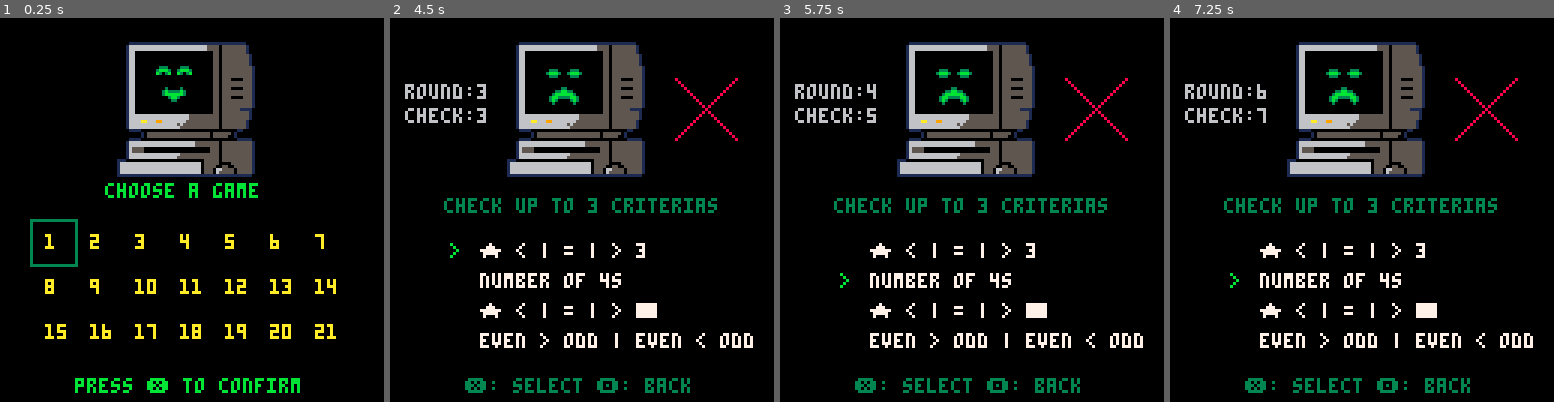
Above: before the commit, frames 1-4 (left to right).
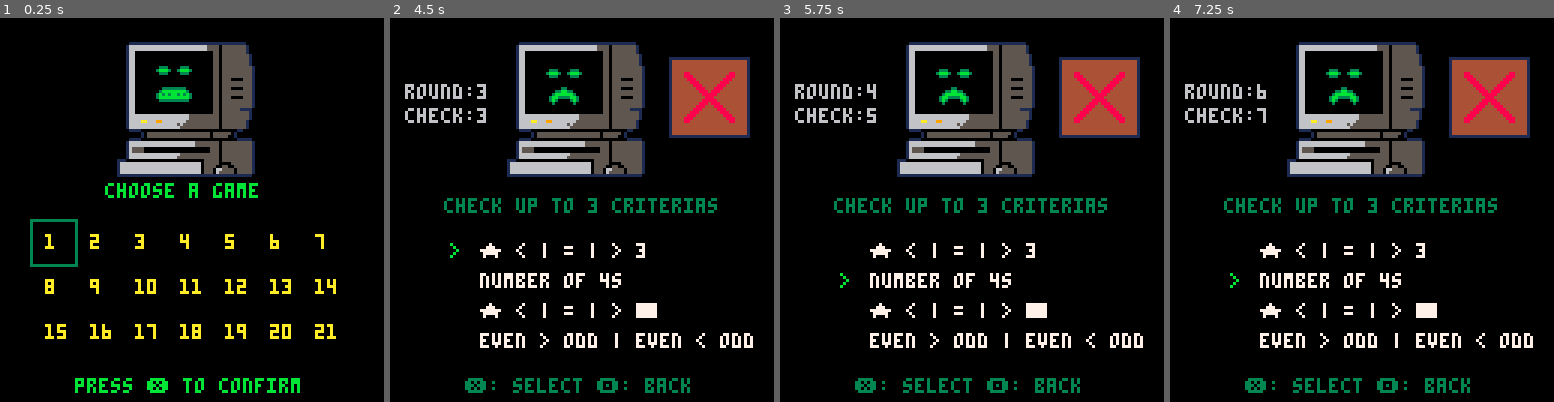
Above: after the commit, the same moments.

Repository: Mushi0/my_turing_machine_bot_pico-8
Game: PICO-8 cartridge my_tm_bot.p8
Two runs of this game, one before a commit and one after it. Both use one fixed random seed, a clock stepped at 60 frames per second and the inputs below.
Inputs:
- Up to frame 1 (0.25 s): no input
- Up to frame 2 (4.5 s): tap O (Z key) at 0.33, 0.7, 1.43, 2.22, 3.1, 3.98 s; tap X (X key) at 1.07, 2.07, 2.4, 2.73, 3.07, 3.4, 3.73, 4.07, 4.4 s; hold Left 1.97-2.37 s; hold Down 2.42-2.82 s; hold Right 2.87-3.53 s; hold Up 3.58-4.08 s; hold Right from 4.13 s (still down)
- Up to frame 3 (5.75 s): release Right at 4.53 s; hold Down 4.58-5.08 s; tap X (X key) every 0.33 s from 4.73 to 5.73 s; tap O (Z key) at 4.87 s; hold Left from 5.13 s (still down)
- Up to frame 4 (7.25 s): tap O (Z key) at 5.75, 6.63 s; release Left at 5.8 s; hold Up 5.85-6.18 s; tap X (X key) every 0.33 s from 6.07 to 7.07 s; hold Left 6.23-6.63 s; hold Down 6.68-7.08 s; hold Right from 7.13 s (still down)

The runs differ from the first frame. In frame 1, 0.3% of the frame differs, in the area x 40-50%, y 14-22%; in frame 2, 4.4%, in the area x 72-94%, y 10-33%; in frame 3, 4.4%; in frame 4, 4.4%.

Commit message:
fixed bugs, added music, all criterias and new game levels

Diff:
--- a/my_tm_bot.p8
+++ b/my_tm_bot.p8
@@ -7,6 +7,7 @@
 -----------------------------
 
 function _init()
+	music(0)
 	game = {}
 	game_page = 0
 	current_loc = {0, 0}
@@ -32,7 +33,7 @@
 
 function build_menu()
 	build_pc()
-	spr(10, 50, 14, 2, 2)
+	spr(14, 50, 14, 2, 2)
 
 	print("choose a game", 35, 55, -5)
 	for i = game_page * 21 + 1, min(#games, (game_page + 1) * 21) do
@@ -330,6 +331,217 @@
 			elseif nb[1] != nb[2] and nb[1] != nb[3] and nb[2] != nb[3] and this_game[1] != this_game[2] and this_game[1] != this_game[3] and this_game[2] != this_game[3] then
 				return true
 			end
+			return false
+		end
+
+	elseif no == 21 then
+		function criteria(nb)
+			if my_find_pair(nb) == my_find_pair(this_game) then
+				return true
+			end
+			return false
+		end
+
+	elseif no == 22 then
+		function criteria(nb)
+			if my_find_ascend(nb) == my_find_ascend(this_game) and
+					my_find_descend(nb) == my_find_descend(this_game) then
+				return true
+			end
+			return false
+		end
+
+	elseif no == 23 then
+		function criteria(nb)
+			sum_nb = my_sum(nb)
+			sum_game = my_sum(this_game)
+			if (sum_nb < 6 and sum_game < 6) or
+					(sum_nb == 6 and sum_game == 6) or
+					(sum_nb > 6 and sum_game > 6) then
+				return true
+			end
+			return false
+		end
+
+	elseif no == 24 then
+		function criteria(nb)
+			if my_nb_ascend(nb) == my_nb_ascend(this_game) then
+				return true
+			end
+			return false
+		end
+
+	elseif no == 25 then
+		function criteria(nb)
+			if max(my_nb_ascend(nb), my_nb_descend(nb) == max(my_nb_ascend(this_game), my_nb_descend(this_game))) then
+				return true
+			end
+			return false
+		end
+
+	elseif no == 26 then
+		-- this one doesn't work
+		function criteria(nb)
+			return false
+		end
+
+	elseif no == 27 then
+		-- this one doesn't work
+		function criteria(nb)
+			return false
+		end
+
+	elseif no == 28 then
+		-- this one doesn't work
+		function criteria(nb)
+			return false
+		end
+
+	elseif no == 29 then
+		-- this one doesn't work
+		function criteria(nb)
+			return false
+		end
+
+	elseif no == 30 then
+		-- this one doesn't work
+		function criteria(nb)
+			return false
+		end
+
+	elseif no == 31 then
+		-- this one doesn't work
+		function criteria(nb)
+			return false
+		end
+
+	elseif no == 32 then
+		-- this one doesn't work
+		function criteria(nb)
+			return false
+		end
+
+	elseif no == 33 then
+		-- this one doesn't work
+		function criteria(nb)
+			return false
+		end
+
+	elseif no == 34 then
+		function criteria(nb)
+			if nb[1] <= nb[2] and nb[1] <= nb[3] and this_game[1] <= this_game[2] and this_game[1] <= this_game[3] then
+				return true
+			elseif nb[2] <= nb[1] and nb[2] <= nb[3] and this_game[2] <= this_game[1] and this_game[2] <= this_game[3] then
+				return true
+			elseif nb[3] <= nb[2] and nb[3] <= nb[1] and this_game[3] <= this_game[2] and this_game[3] <= this_game[1] then
+				return true
+			end
+			return false
+		end
+
+	elseif no == 35 then
+		function criteria(nb)
+			if nb[1] >= nb[2] and nb[1] >= nb[3] and this_game[1] >= this_game[2] and this_game[1] >= this_game[3] then
+				return true
+			elseif nb[2] >= nb[1] and nb[2] >= nb[3] and this_game[2] >= this_game[1] and this_game[2] >= this_game[3] then
+				return true
+			elseif nb[3] >= nb[2] and nb[3] >= nb[1] and this_game[3] >= this_game[2] and this_game[3] >= this_game[1] then
+				return true
+			end
+			return false
+		end
+
+	elseif no == 36 then
+		function criteria(nb)
+			sum_nb = my_sum(nb)
+			sum_game = my_sum(this_game)
+			if sum_nb % 3 == 0 and sum_game % 3 == 0 then
+				return true
+			elseif sum_nb % 4 == 0 and sum_game % 4 == 0 then
+				return true
+			elseif sum_nb % 5 == 0 and sum_game % 5 == 0 then
+				return true
+			end
+			return false
+		end
+
+	elseif no == 37 then
+		function criteria(nb)
+			if (nb[1] + nb[2] == 4 and this_game[1] + this_game[2] == 4) or
+					(nb[1] + nb[3] == 4 and this_game[1] + this_game[3] == 4) or
+					(nb[2] + nb[3] == 4 and this_game[2] + this_game[3] == 4) then
+				return true
+			end
+			return false
+		end
+
+	elseif no == 38 then
+		function criteria(nb)
+			if (nb[1] + nb[2] == 6 and this_game[1] + this_game[2] == 6) or
+					(nb[1] + nb[3] == 6 and this_game[1] + this_game[3] == 6) or
+					(nb[2] + nb[3] == 6 and this_game[2] + this_game[3] == 6) then
+				return true
+			end
+			return false
+		end
+
+	elseif no == 39 then
+		-- this one doesn't work
+		function criteria(nb)
+			return false
+		end
+
+	elseif no == 40 then
+		-- this one doesn't work
+		function criteria(nb)
+			return false
+		end
+
+	elseif no == 41 then
+		-- this one doesn't work
+		function criteria(nb)
+			return false
+		end
+
+	elseif no == 42 then
+		-- this one doesn't work
+		function criteria(nb)
+			return false
+		end
+
+	elseif no == 43 then
+		-- this one doesn't work
+		function criteria(nb)
+			return false
+		end
+
+	elseif no == 44 then
+		-- this one doesn't work
+		function criteria(nb)
+			return false
+		end
+
+	elseif no == 45 then
+		-- this one doesn't work
+		function criteria(nb)
+			return false
+		end
+
+	elseif no == 46 then
+		-- this one doesn't work
+		function criteria(nb)
+			return false
+		end
+
+	elseif no == 47 then
+		-- this one doesn't work
+		function criteria(nb)
+			return false
+		end
+
+	elseif no == 48 then
+		-- this one doesn't work
+		function criteria(nb)
 			return false
 		end
 
@@ -365,9 +577,9 @@
 	elseif no == 13 then
 		return "█ < | = | > ●"
 	elseif no == 14 then
-		return "★|█|● smallest? "
+		return "★|█|● smallest?"
 	elseif no == 15 then
-		return "★|█|● largest? "
+		return "★|█|● largest?"
 	elseif no == 16 then
 		return "even > odd | even < odd"
 	elseif no == 17 then
@@ -378,6 +590,62 @@
 		return "★+█ < | = | > 6"
 	elseif no == 20 then
 		return "triple | double | none"
+	elseif no == 21 then
+		return "a pair or no?"
+	elseif no == 22 then
+		return "ascending or descending?"
+	elseif no == 23 then
+		return "★+█+● < | = | > 6"
+	elseif no == 24 then
+		return "swquence of ascending"
+	elseif no == 25 then
+		return "consecutive a(de)scending"
+	elseif no == 26 then
+		return "sorry, this doesn't work"
+	elseif no == 27 then
+		return "sorry, this doesn't work"
+	elseif no == 28 then
+		return "sorry, this doesn't work"
+	elseif no == 29 then
+		return "sorry, this doesn't work"
+	elseif no == 30 then
+		return "sorry, this doesn't work"
+	elseif no == 31 then
+		return "sorry, this doesn't work"
+	elseif no == 32 then
+		return "sorry, this doesn't work"
+	elseif no == 33 then
+		return "sorry, this doesn't work"
+	elseif no == 34 then
+		return "★|█|● smallest or tie?"
+	elseif no == 35 then
+		return "★|█|● largest or tie?"
+	elseif no == 36 then
+		return "★+█+● multiple of 3|4|5"
+	elseif no == 37 then
+		return "sum of which two = 4"
+	elseif no == 38 then
+		return "sum of which two = 6"
+	elseif no == 39 then
+		return "sorry, this doesn't work"
+	elseif no == 40 then
+		return "sorry, this doesn't work"
+	elseif no == 41 then
+		return "sorry, this doesn't work"
+	elseif no == 42 then
+		return "sorry, this doesn't work"
+	elseif no == 43 then
+		return "sorry, this doesn't work"
+	elseif no == 44 then
+		return "sorry, this doesn't work"
+	elseif no == 45 then
+		return "sorry, this doesn't work"
+	elseif no == 46 then
+		return "sorry, this doesn't work"
+	elseif no == 47 then
+		return "sorry, this doesn't work"
+	elseif no == 48 then
+		return "sorry, this doesn't work"
 	end
 end
 -->8
@@ -466,9 +734,11 @@
 
 function check_criteria(no)
 	if criterias[no]['check'](my_guess) then
+		sfx(1)
 		hp = 0
 		_draw = happy
 	else
+		sfx(2)
 		sd = 0
 		_draw = sad
 	end
@@ -487,7 +757,9 @@
 	spr(happy_frames[flr(hp) + 1],
 				50, 14, 2, 2)
 
-	circ(105, 30, 10, 11)
+--	circ(105, 30, 10, 11)
+
+	spr(72, 90, 10, 4, 4)
 end
 
 function sad()
@@ -503,8 +775,10 @@
 	spr(sad_frames[flr(sd) + 1],
 				50, 14, 2, 2)
 
-	line(95, 20, 115, 40, 8)
-	line(95, 40, 115, 20, 8)
+--	line(95, 20, 115, 40, 8)
+--	line(95, 40, 115, 20, 8)
+
+	spr(76, 90, 10, 4, 4)
 end
 
 function maximum_check_reached()
@@ -548,8 +822,12 @@
 
 	if btnp(❎) then
 		if check_final_answer() then
+		 music(-1)
+			sfx(3)
 			_draw = draw_win
 		else
+			music(-1)
+			sfx(9)
 			_draw = draw_loose
 		end
 	end
@@ -602,8 +880,10 @@
 
 function count_nb_of_even(list)
 	nb_even = 0
-	for i in all(list) do
-		nb_even = nb_even + 1
+	for i in 1,3 do
+		if list[1] % 2 == 0 then
+			nb_even = nb_even + 1
+		end
 	end
 	return nb_even
 end
@@ -616,6 +896,56 @@
 		end
 	end
 	return nb_of_sth
+end
+
+function my_find_pair(list)
+	if (list[1] == list[2] and list[1] != list[3]) or
+			(list[2] == list[3] and list[1] != list[3]) or
+			(list[1] == list[3] and list[1] != list[2]) then
+		return true
+	else
+		return false
+	end
+end
+
+function my_find_ascend(list)
+	if list[1] < list[2] and list[2] < list[3] then
+		return true
+	end
+	return false
+end
+
+function my_find_descend(list)
+	if list[1] > list[2] and list[2] > list[3] then
+		return true
+	end
+	return false
+end
+
+function my_nb_ascend(list)
+	if list[3] - list[2] == 1 then
+		if list[2] - list[1] == 1 then
+			return 3
+		end
+		return 2
+	end
+	if list[2] - list[1] == 1 then
+		return 2
+	end
+	return 0
+end
+
+function my_nb_descend(list)
+	if list[1] - list[2] == 1 then
+		if list[2] - list[3] == 1 then
+			return 3
+		end
+		return 2
+	end
+	if list[2] - list[3] == 1 then
+		return 2
+	end
+	return 0
 end
 
 function my_sum(list)
@@ -654,7 +984,35 @@
 									{1, 2, 2, 4, 9, 13, 14},
 									{1, 2, 4, 2, 5, 13, 17},
 									{2, 1, 2, 3, 6, 10, 16},
-									{2, 4, 3, 4, 8, 12, 15}, }
+									{2, 4, 3, 4, 8, 12, 15},
+									{5, 4, 4, 6, 10, 11, 17},
+									{2, 3, 5, 1, 10, 13, 14},
+									{5, 3, 1, 3, 9, 14, 17},
+									{2, 2, 1, 7, 10, 12, 16},
+									{5, 5, 3, 3, 6, 9, 11},
+									{4, 3, 5, 2, 8, 15, 16},
+									{3, 4, 1, 2, 7, 10, 14},
+									{1, 3, 2, 1, 7, 9, 15},
+									{5, 3, 4, 3, 5, 14, 17},
+									{1, 4, 2, 6, 9, 12, 15},
+									{1, 3, 1, 4, 6, 8, 12},
+									{1, 2, 2, 2, 5, 10, 17},
+									{3, 1, 1, 2, 13, 15, 16},
+									{2, 5, 3, 4, 5, 9, 14},
+									{4, 3, 4, 2, 7, 9, 12},
+									{1, 2, 1, 4, 8, 15, 17},
+									{1, 2, 2, 2, 5, 10, 16},
+									{1, 3, 5, 1, 8, 13, 17},
+									{5, 2, 3, 3, 8, 15, 16}}
+…(9 lines of a section not shown)…
 
 
 
Not shown, changed: 44 lines of the sprite sheet (__gfx__) section of my_tm_bot.p8
Not shown, changed: the music (__music__) section of my_tm_bot.p8
Not shown, changed: the sound effects (__sfx__) section of my_tm_bot.p8
Not shown, changed: README.md
Not shown, changed: html/my_tm_bot.js
Not shown, changed: my_tm_bot.p8.png
